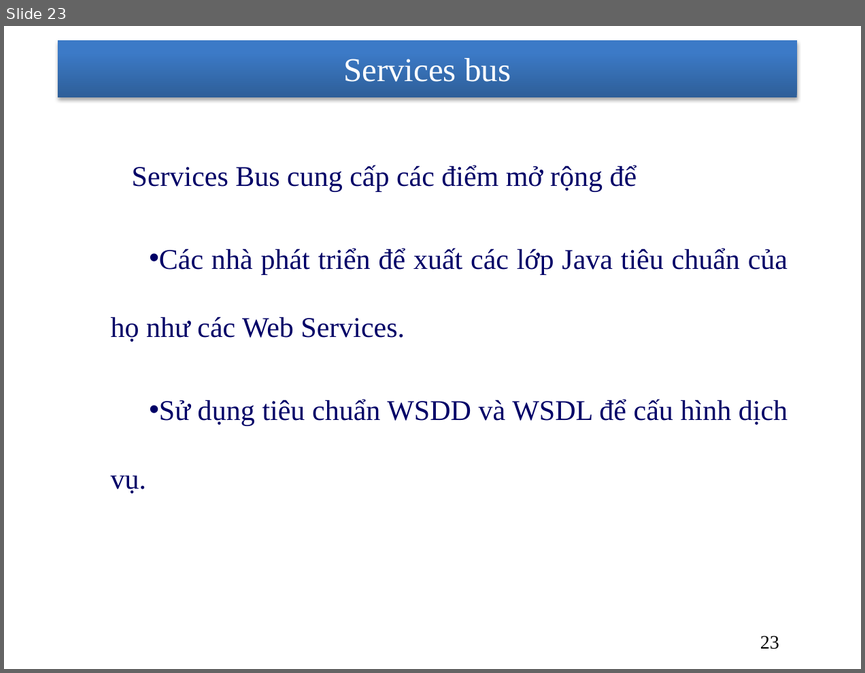
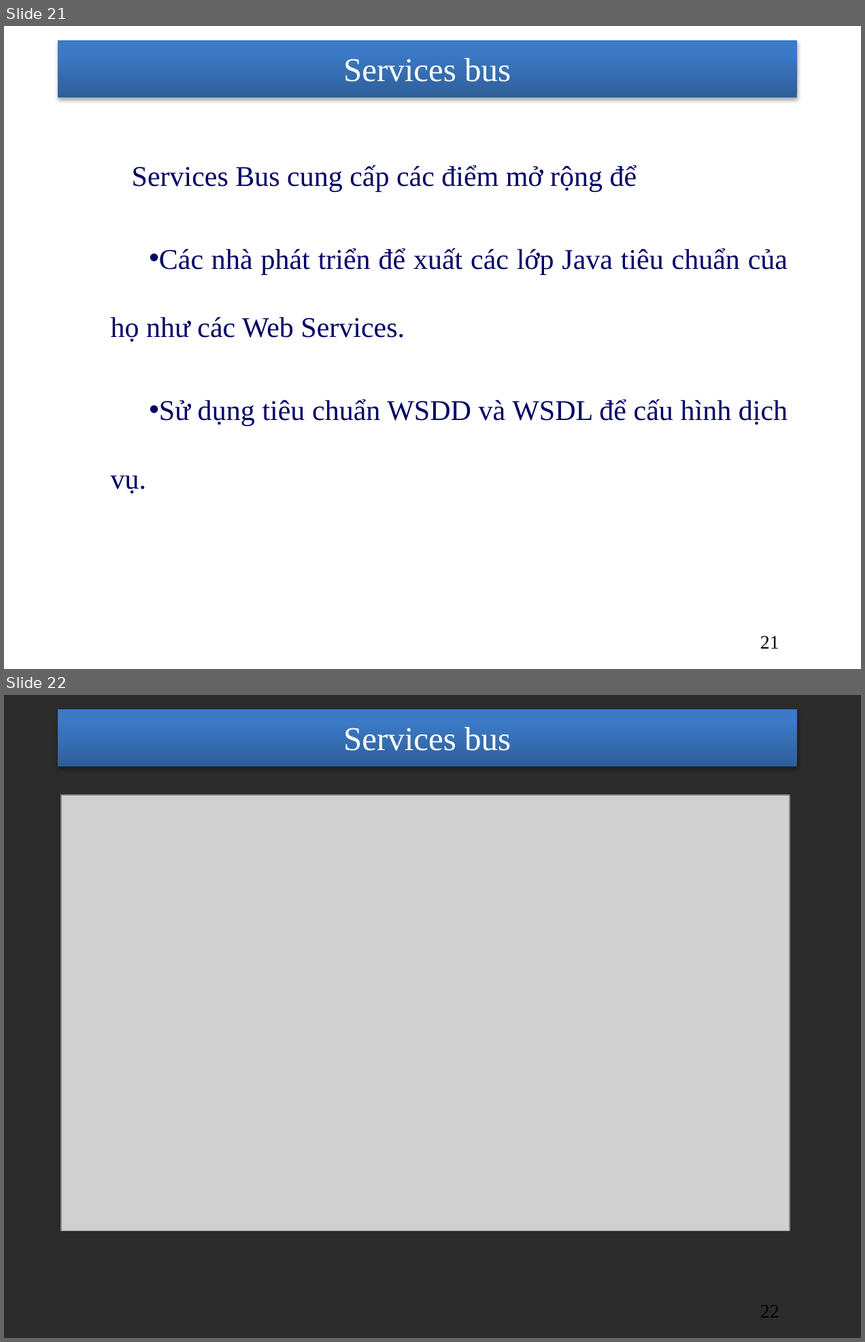
Before and after one commit to nhanhnt/LUANVAN, a slide deck: WORD/luanvan_nhanhnt_ver8.pptx. Shown one above the other, each under a label of ours: slide 23 before the commit, slides 21 and 22 after it. The pictures are 865x673 and 865x1342 pixels, drawn with LibreOffice and Linux fonts; fonts in the diff are those of the drawing; grey boxes stand for pictures; background and template pictures are left out; a plain dark background stands for a picture behind light text. Boxes give left, top, right and bottom in pixels: in the first picture for what was removed or moved away, otherwise in the second. Text is boxed around its words. In the diff, an @@ line names an element or a change of style, - is before the commit and + after.

```diff
--- a/WORD/luanvan_nhanhnt_ver8.pptx
+++ b/WORD/luanvan_nhanhnt_ver8.pptx
@@ slide 22 added at bbox=[4, 695, 861, 1338], background picture (left out); not listed: 1 template element that a slide beside it also shows @@
@@ title added at bbox=[343, 727, 511, 751], 28 pt, text #FFFFFF @@
+Services bus
@@ picture added at bbox=[61, 795, 789, 1231] @@
@@ page number added at bbox=[760, 1305, 779, 1317], 16 pt, text #000000 @@
+22
@@ what was slide 23 is now slide 21 @@
@@ page number at bbox=[760, 635, 779, 648]: text changed @@
-23
+21
```
Also in this commit, not shown: 2 slides changed, 1 other slide added, 6 slides removed.
